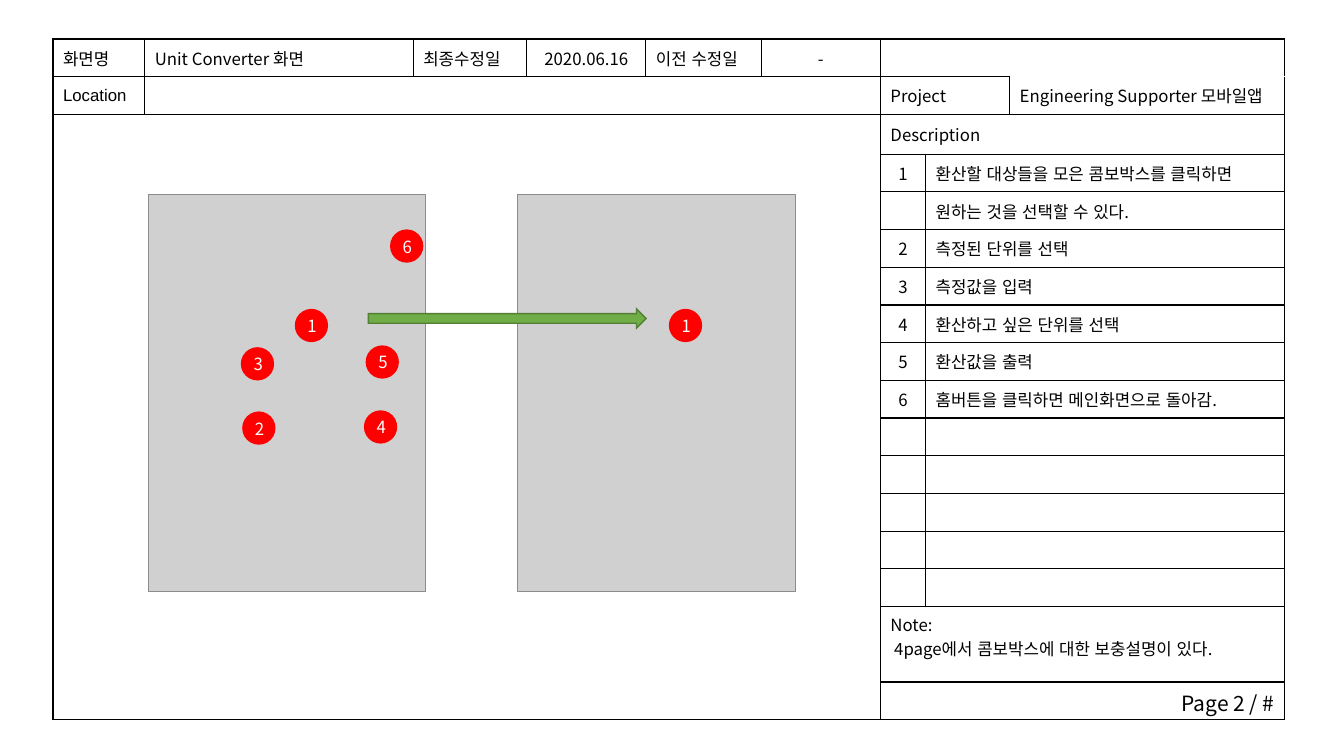
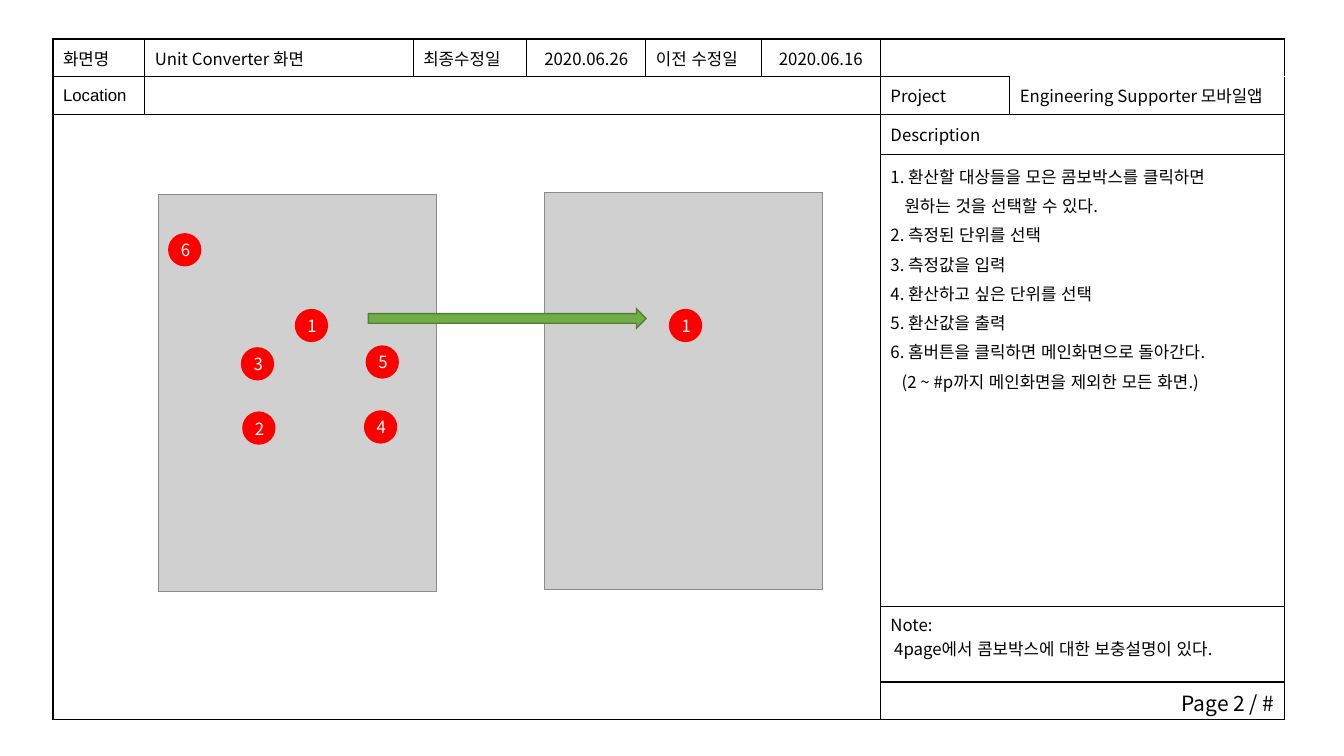
Before and after one commit to woocharle/ict.edu.UI-and-UX, a slide deck: slide 2 of 4.아키텍처설계/스토리보드.pptx. Drawn at 1344x756 pixels with LibreOffice and Linux fonts; fonts in the diff are those of the drawing; grey boxes stand for pictures. Boxes give left, top, right and bottom in pixels: in the first picture for what was removed or moved away, otherwise in the second. Text is boxed around its words. In the diff, an @@ line names an element or a change of style, - is before the commit and + after.

```diff
--- a/4.아키텍처설계/스토리보드.pptx
+++ b/4.아키텍처설계/스토리보드.pptx
@@ table at (53, 39, 1286, 720) @@
-화면명 | Unit Converter 화면 | 최종수정일 | 2020.06.16 | 이전 수정일 | - |  |  | 
-Location |  |  |  |  |  | Project |  | Engineering Supporter 모바일앱
- |  |  |  |  |  | Description |  | 
- |  |  |  |  |  | 1 | 환산할 대상들을 모은 콤보박스를 클릭하면 | 
- |  |  |  |  |  |  | 원하는 것을 선택할 수 있다. | 
- |  |  |  |  |  | 2 | 측정된 단위를 선택 | 
- |  |  |  |  |  | 3 | 측정값을 입력 | 
- |  |  |  |  |  | 4 | 환산하고 싶은 단위를 선택 | 
- |  |  |  |  |  | 5 | 환산값을 출력 | 
- |  |  |  |  |  | 6 | 홈버튼을 클릭하면 메인화면으로 돌아감. | 
- |  |  |  |  |  |  |  | 
- |  |  |  |  |  |  |  | 
- |  |  |  |  |  |  |  | 
- |  |  |  |  |  |  |  | 
- |  |  |  |  |  |  |  | 
- |  |  |  |  |  | Note: / 4page에서 콤보박스에 대한 보충설명이 있다. |  | 
- |  |  |  |  |  | Page 2 / # |  | 
+화면명 | Unit Converter 화면 | 최종수정일 | 2020.06.26 | 이전 수정일 | 2020.06.16 |  | 
+Location |  |  |  |  |  | Project | Engineering Supporter 모바일앱
+ |  |  |  |  |  | Description | 
+ |  |  |  |  |  | 1. 환산할 대상들을 모은 콤보박스를 클릭하면 / 원하는 것을 선택할 수 있다. / 2. 측정된 단위를 선택 / 3. 측정값을 입력 / 4. 환산하고 싶은 단위를 선택 / 5. 환산값을 출력 / 6. 홈버튼을 클릭하면 메인화면으로 돌아간다. / (2 ~ #p까지 메인화면을 제외한 모든 화면.) | 
+ |  |  |  |  |  | Note: / 4page에서 콤보박스에 대한 보충설명이 있다. | 
+ |  |  |  |  |  | Page 2 / # | 
@@ picture: place and size @@
-picture at (148, 195, 426, 592)
+picture at (158, 195, 437, 592)
@@ picture: place and size @@
-picture at (517, 195, 796, 592)
+picture at (544, 193, 823, 590)
@@ ellipse: place and size @@
-ellipse at (390, 230, 423, 263)
+ellipse at (168, 233, 202, 266)
@@ text "6": place and size @@
-text "6" at (403, 240, 412, 254)
+text "6" at (181, 243, 190, 256)
```
Also in this commit, not shown: 12 other slides changed, 4 slides added, 21 other files.
